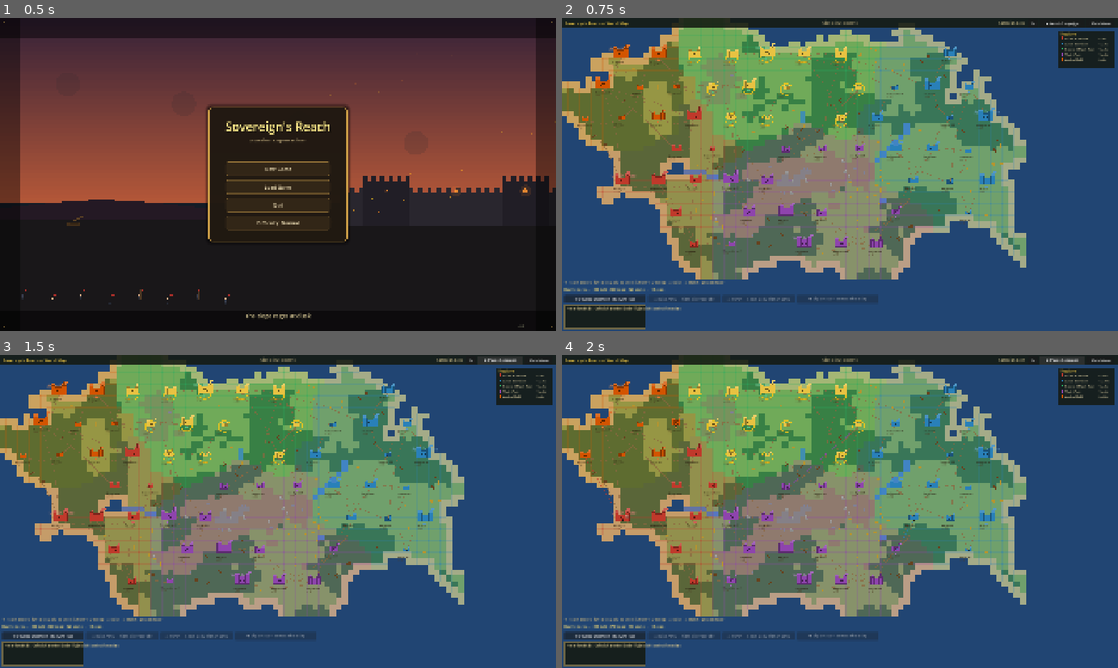
Above: before the commit, frames 1-4 (two rows, left to right).
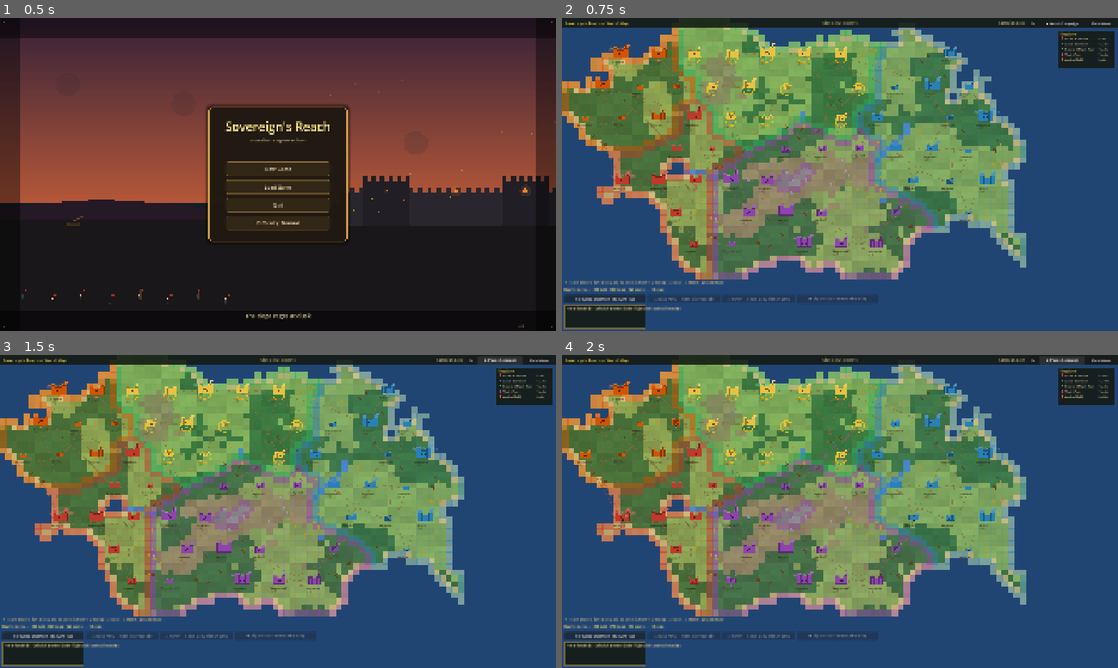
Above: after the commit, the same moments.

Repository: brotherphilip/sovereigns-reach
Game: Godot game, scene res://view/menu/MainMenuScene.tscn
Same seed, same stepped clock (60 frames per second), same inputs: the game is played once before the commit and once after it.
Inputs:
- Up to frame 1 (0.5 s): no input
- Up to frame 2 (0.75 s): click "New Game" at 0.5 s
- Up to frame 3 (1.5 s): click "▶ Watch Campaign" at 1.25 s
- Up to frame 4 (2 s): no input

Frame 1 is identical in both runs. In frame 2, 12% of the frame differs, in the area x 0-84%, y 3-84%; in frame 3, 12%; in frame 4, 12%.

Commit message:
Map overhaul iter1: textured terrain + crisp kingdom borders (de-mud the world map)
World-map looks pass #1. Terrain was flat single-colour blocks under a uniform 0.22 faction
wash over every owned cell -> muddy. Now: (a) subtle deterministic per-tile shading (hash of
gx,gy, +/-8% brightness) so land reads textured/undulating, not a chunky grid; (b) territory
rendered as BORDERS -- a strong colour band where a kingdom meets a different owner/wilds, with
only a faint interior wash -- so kingdoms read as bordered regions and the biomes show through.
View-layer only (WorldMapView._draw); clean render, no logic change.

Co-Authored-By: Claude Opus 4.8 <noreply@anthropic.com>

Diff:
--- a/view/worldmap/WorldMapView.gd
+++ b/view/worldmap/WorldMapView.gd
@@ -133,13 +133,19 @@
 	var cw: float = biome["cell_w"]
 	var ch: float = biome["cell_h"]
 	var tiles: PackedByteArray = biome["tiles"]
-	# Slight overlap (+1px) avoids hairline seams between cells.
+	# Slight overlap (+1px) avoids hairline seams between cells. A subtle deterministic
+	# per-tile shade (hash of gx,gy) breaks the flat single-colour blocks so the land reads
+	# textured/undulating rather than a chunky grid (overhaul iter1).
 	for gy in range(rows):
 		for gx in range(cols):
 			var b: int = tiles[gy * cols + gx]
 			if b == WorldMapData.B_SEA:
 				continue   # already the ocean base
-			draw_rect(Rect2(gx * cw, gy * ch, cw + 1.0, ch + 1.0), _biome_color(b))
+			var c: Color = _biome_color(b)
+			var h: int = ((gx * 73856093) ^ (gy * 19349663)) & 1023
+			var shade: float = 1.0 + (float(h) / 1023.0 - 0.5) * 0.16   # ±8% brightness
+			c = Color(clampf(c.r * shade, 0.0, 1.0), clampf(c.g * shade, 0.0, 1.0), clampf(c.b * shade, 0.0, 1.0))
+			draw_rect(Rect2(gx * cw, gy * ch, cw + 1.0, ch + 1.0), c)
 
 # ── Faction territories (tint the land each kingdom holds) ─────────────────────
 
@@ -151,13 +157,23 @@
 		var cw: float = biome["cell_w"]
 		var ch: float = biome["cell_h"]
 		var terr: PackedByteArray = biome["territory"]
+		# Overhaul iter1: render territory as crisp BORDERS — a strong colour band where a
+		# kingdom meets a different owner (or the wilds), with only a faint interior wash.
+		# The old uniform 0.22 fill over every owned cell muddied the whole map.
 		for gy in range(rows):
 			for gx in range(cols):
 				var owner: int = terr[gy * cols + gx]
 				if owner == 0:
 					continue   # neutral / sea / mountain
+				var is_border: bool = false
+				for d in [[1, 0], [-1, 0], [0, 1], [0, -1]]:
+					var nx: int = gx + d[0]
+					var ny: int = gy + d[1]
+					if nx < 0 or ny < 0 or nx >= cols or ny >= rows or terr[ny * cols + nx] != owner:
+						is_border = true
+						break
 				var col: Color = _faction_color(owner - 1)
-				col.a = 0.22
+				col.a = 0.50 if is_border else 0.08
 				draw_rect(Rect2(gx * cw, gy * ch, cw + 1.0, ch + 1.0), col)
 	# Faction name labels near each capital.
 	for f in _faction_list:
